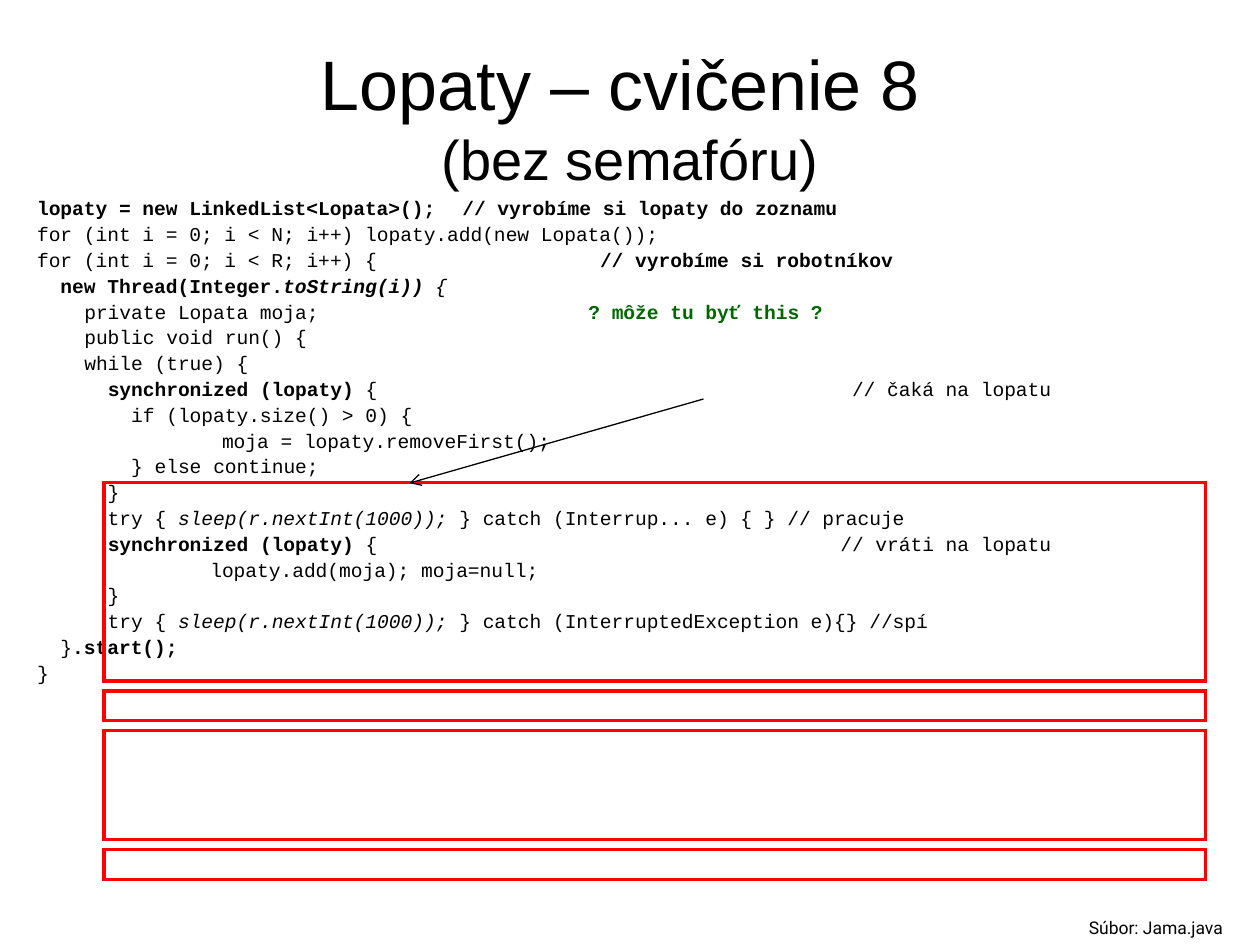
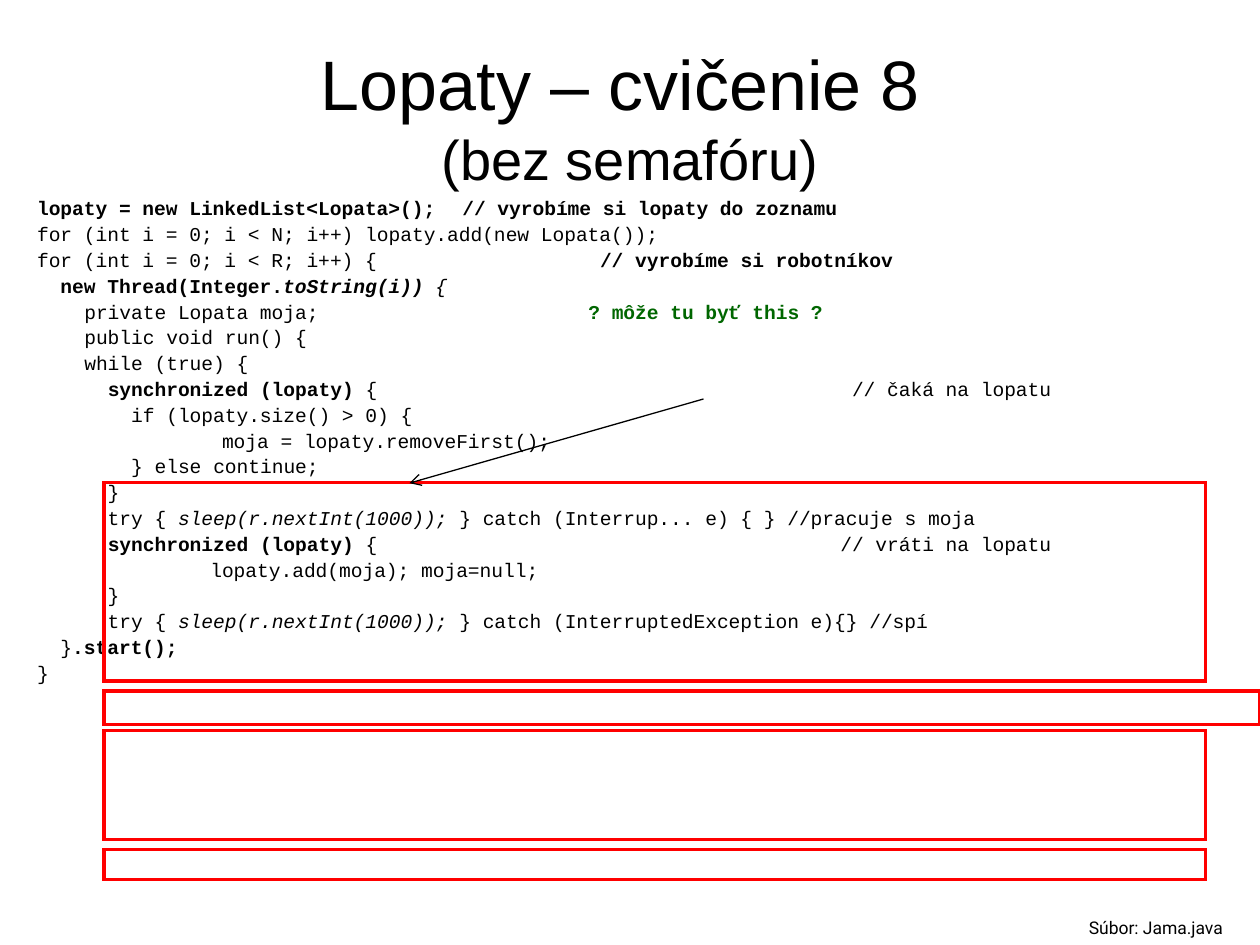
Before and after one commit to Programovanie4/Prednasky, a slide deck: slide 21 of 09/09_java.ppt (slide 19 before the commit). Drawn at 1260x945 pixels with LibreOffice and Linux fonts; fonts in the diff are those of the drawing. Boxes give left, top, right and bottom in pixels: in the first picture for what was removed or moved away, otherwise in the second. Text is boxed around its words. In the diff, an @@ line names an element or a change of style, - is before the commit and + after.

```diff
--- a/09/09_java.ppt
+++ b/09/09_java.ppt
@@ text at bbox=[108, 511, 975, 529]: text changed @@
-try { sleep(r.nextInt(1000)); } catch (Interrup... e) { } // pracuje
+try { sleep(r.nextInt(1000)); } catch (Interrup... e) { } //pracuje s moja
@@ rectangle: place and size @@
-rectangle at bbox=[105, 690, 1206, 721]
+rectangle at bbox=[105, 690, 1260, 724]
```
Also in this commit, not shown: 5 other slides changed, 2 slides added, 6 other files.
